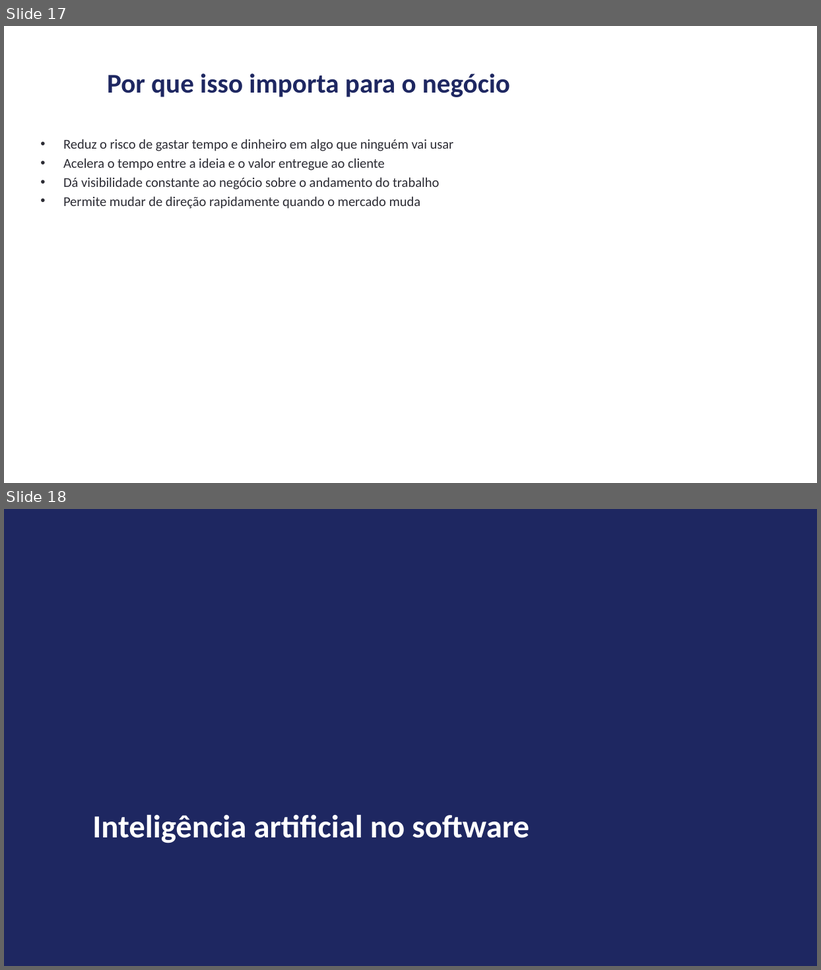
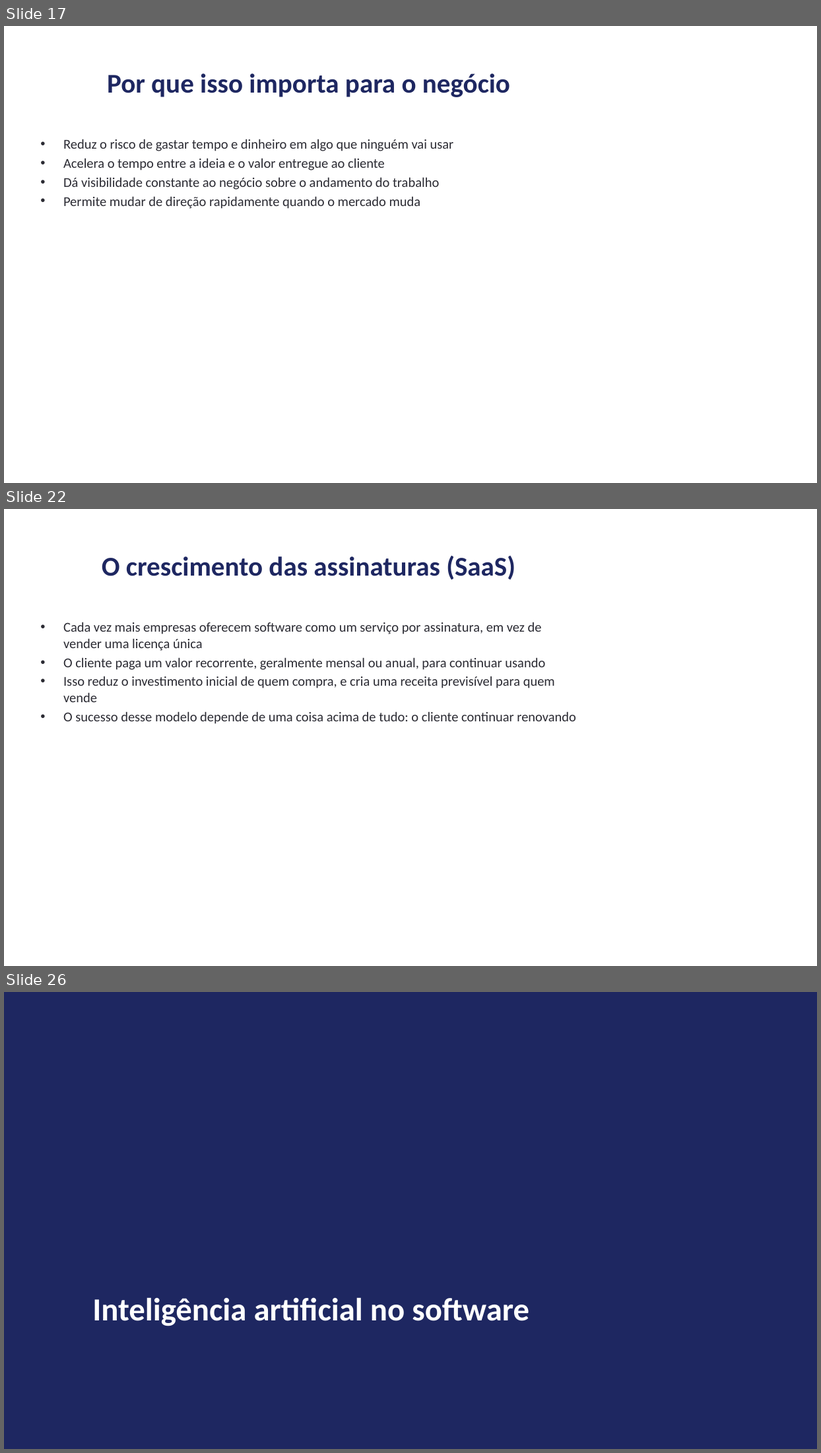
Before and after one commit to andrevberaldo/software-engineering, a slide deck: presentation/apresentacao.pptx. Shown one above the other, each under a label of ours: slides 17 and 18 before the commit, slides 17, 22 and 26 after it; the slides between them are not shown. The pictures are 821x970 and 821x1453 pixels, drawn with LibreOffice and Linux fonts; fonts in the diff are those of the drawing. Boxes give left, top, right and bottom in pixels: in the first picture for what was removed or moved away, otherwise in the second. Text is boxed around its words. In the diff, an @@ line names an element or a change of style, - is before the commit and + after.

```diff
--- a/presentation/apresentacao.pptx
+++ b/presentation/apresentacao.pptx
@@ slide 22 added at [4,509,817,966], background #FFFFFF @@
@@ title added at [102,555,516,580], 32 pt, text #1E2761, bold @@
+O crescimento das assinaturas (SaaS)
@@ text added at [63,622,576,724], 16 pt, text #2B2B33 @@
+• Cada vez mais empresas oferecem software como um serviço por assinatura, em vez de vender uma licença única
+• O cliente paga um valor recorrente, geralmente mensal ou anual, para continuar usando
+• Isso reduz o investimento inicial de quem compra, e cria uma receita previsível para quem vende
+• O sucesso desse modelo depende de uma coisa acima de tudo: o cliente continuar renovando
@@ what was slide 18 is now slide 26 @@
```
Also in this commit, not shown: 1 slide changed, 7 other slides added, 5 other files.
